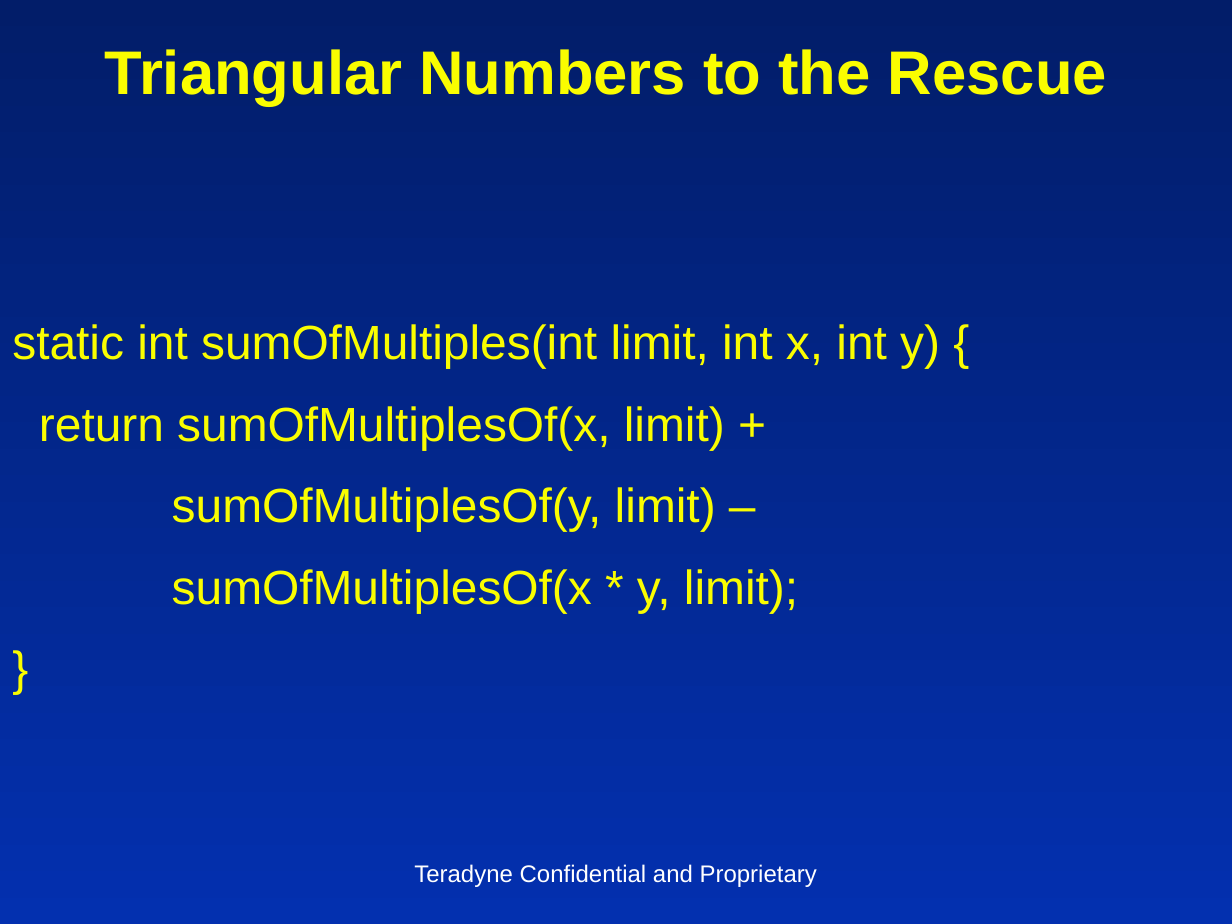
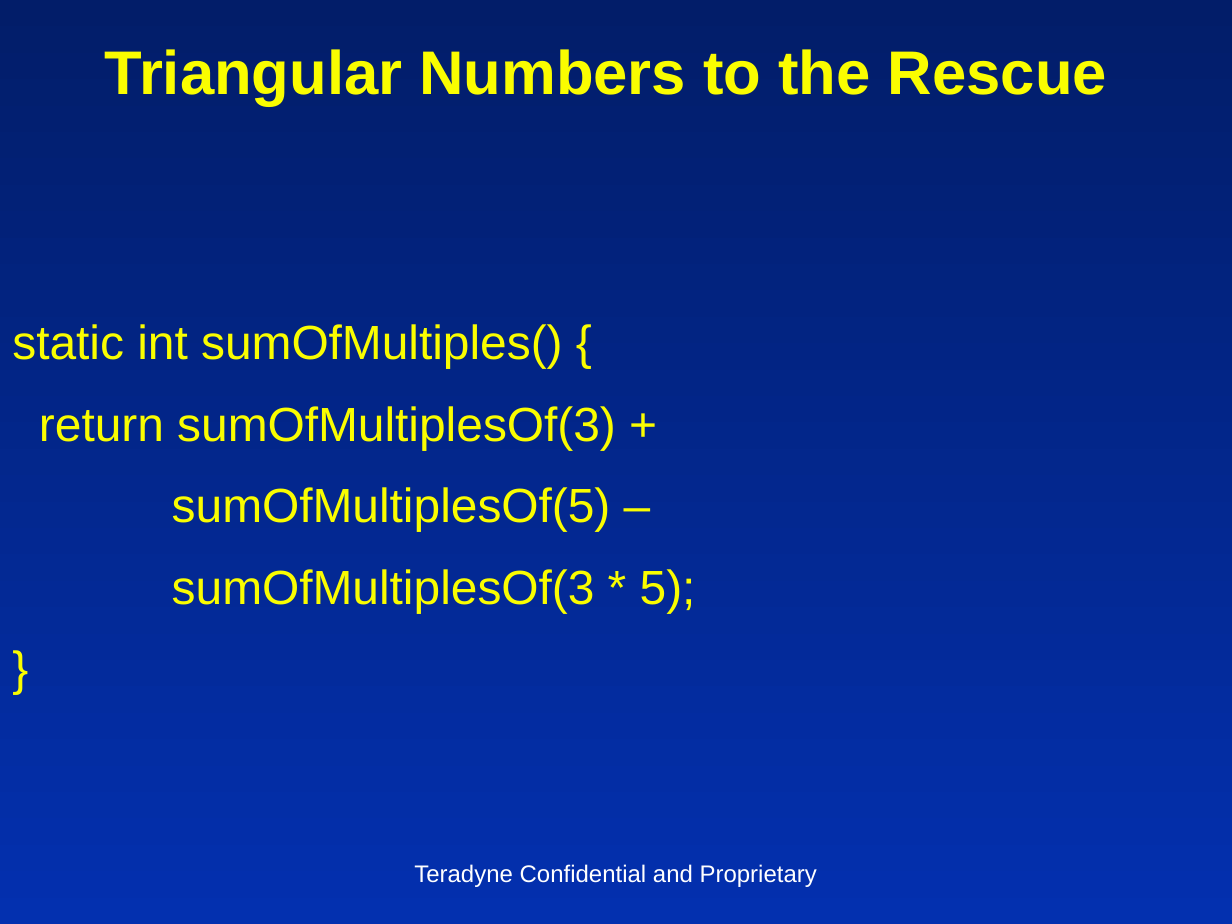
Before and after one commit to insideoutclub/Euler, a slide deck: slide 25 of FiveEasyPieces1.pptx (slide 26 before the commit). Drawn at 1232x924 pixels with LibreOffice and Linux fonts; fonts in the diff are those of the drawing. Boxes give left, top, right and bottom in pixels: in the first picture for what was removed or moved away, otherwise in the second. Text is boxed around its words. In the diff, an @@ line names an element or a change of style, - is before the commit and + after.

```diff
--- a/FiveEasyPieces1.pptx
+++ b/FiveEasyPieces1.pptx
@@ text at (x1=12, y1=324, x2=696, y2=613): text changed @@
-static int sumOfMultiples(int limit, int x, int y) {
-return sumOfMultiplesOf(x, limit) +
-sumOfMultiplesOf(y, limit) –
-sumOfMultiplesOf(x * y, limit);
+static int sumOfMultiples() {
+return sumOfMultiplesOf(3) +
+sumOfMultiplesOf(5) –
+sumOfMultiplesOf(3 * 5);
```
Also in this commit, not shown: 17 other slides changed, 1 slide removed, 2 other files.
